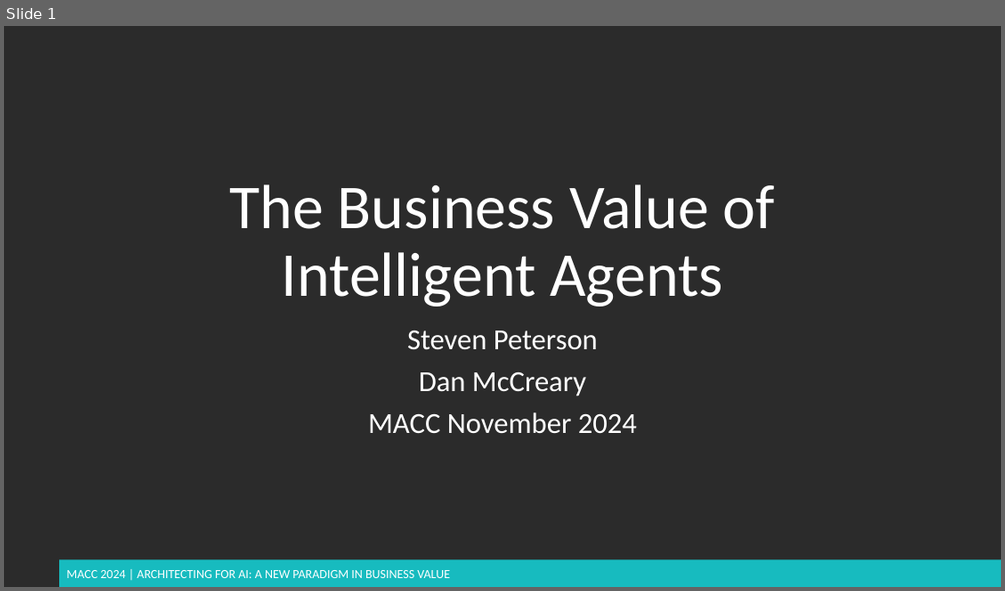
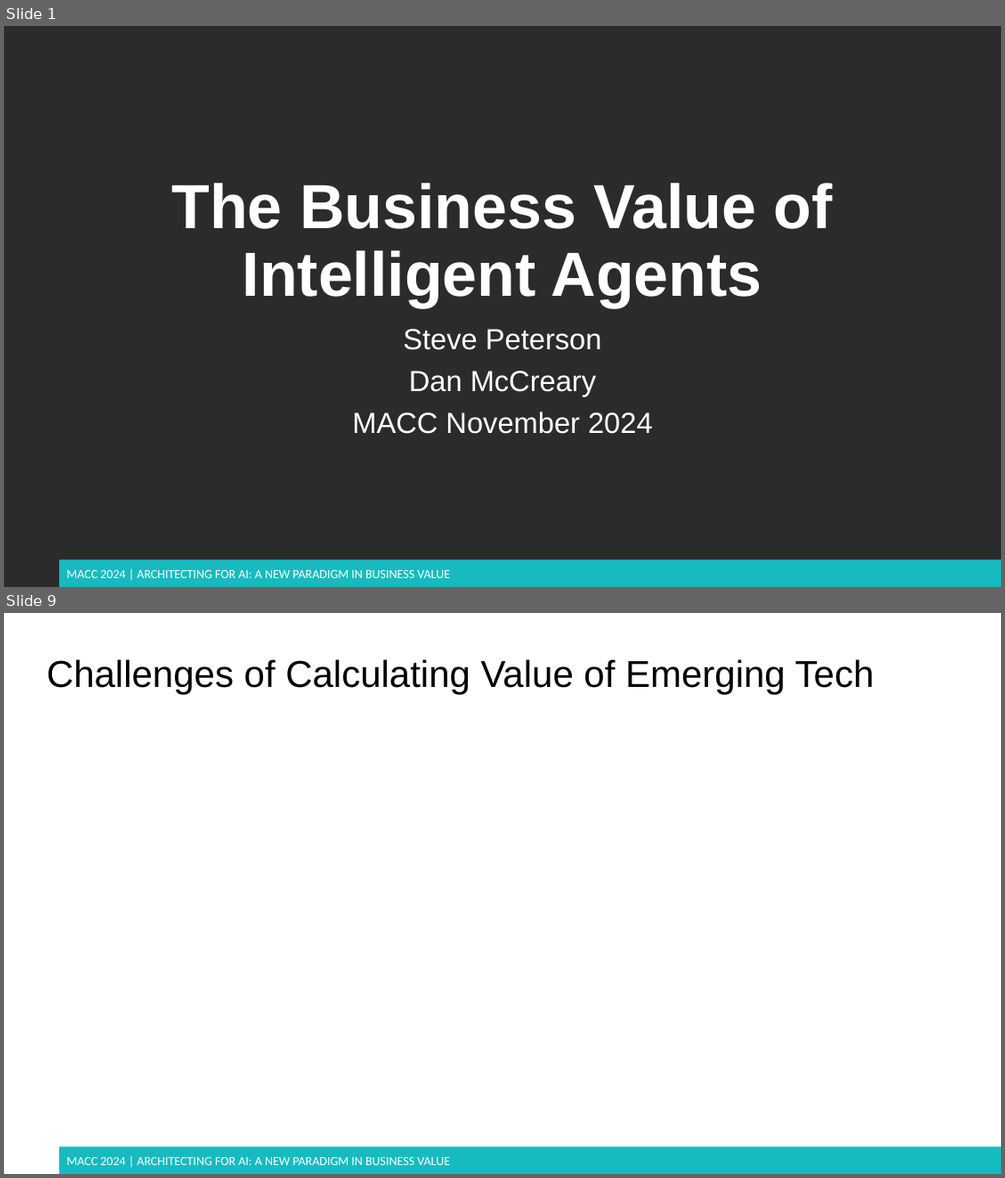
Before and after one commit to dmccreary/genai-arch-patterns, a slide deck: slides/MACC-2024-bv-of-agents.pptx. Shown one above the other, each under a label of ours: slide 1 before the commit, slides 1 and 9 after it; the slides between them are not shown. The pictures are 1005x591 and 1005x1178 pixels, drawn with LibreOffice and Linux fonts; fonts in the diff are those of the drawing; background and template pictures are left out; a plain dark background stands for a picture behind light text. Boxes give left, top, right and bottom in pixels: in the first picture for what was removed or moved away, otherwise in the second. Text is boxed around its words. In the diff, an @@ line names an element or a change of style, - is before the commit and + after.

```diff
--- a/slides/MACC-2024-bv-of-agents.pptx
+++ b/slides/MACC-2024-bv-of-agents.pptx
@@ slide 9 added at [4,613,1001,1174], background #FFFFFF; not listed: 2 template elements that a slide beside it also shows @@
@@ title added at [47,659,874,695], 36 pt, text #000000 @@
+Challenges of Calculating Value of Emerging Tech
@@ slide 1 changed as well @@
@@ title "The Business Value of Intelligent ..." at [172,183,833,307]: font Calibri to Arial, bold on @@
@@ subtitle at [403,329,602,350]: text changed; font Calibri to Arial @@
-Steven Peterson
+Steve Peterson
@@ subtitle at [352,370,653,434]: font Calibri to Arial in "Dan McCreary", "MACC November 2024" @@
```
Also in this commit, not shown: 1 other slide changed, 8 other slides added.
